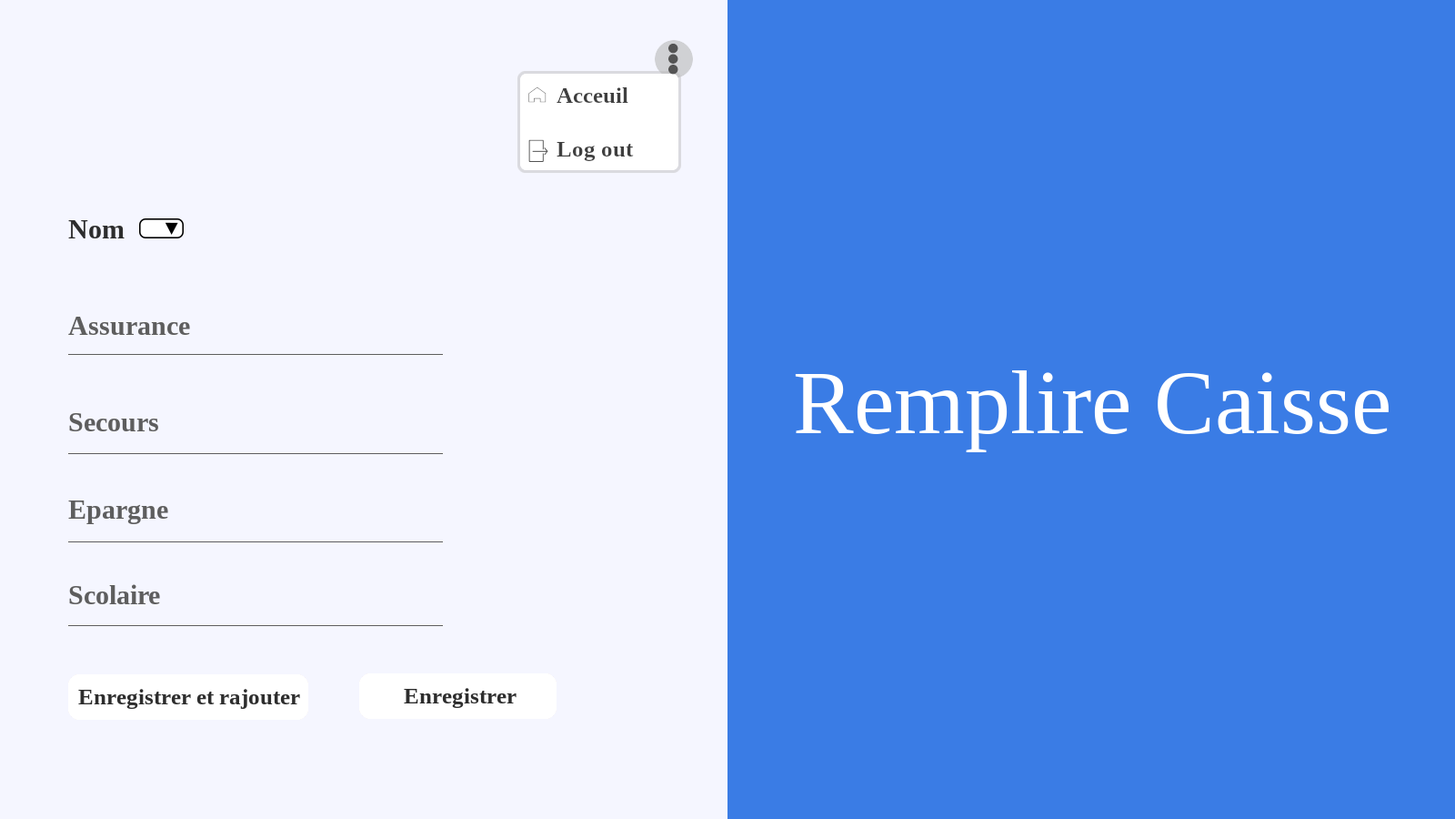
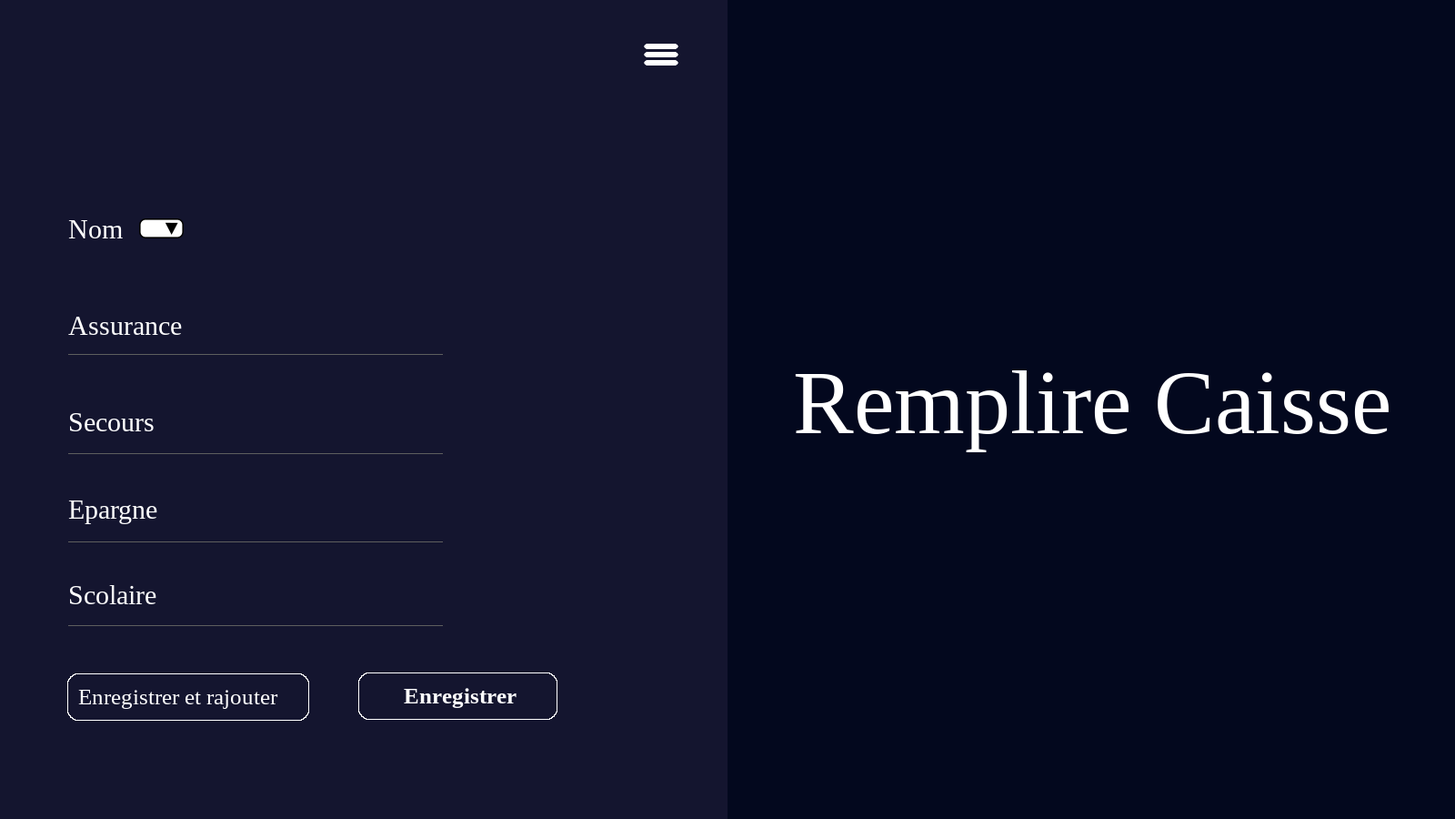
Layer changes from the first (1455, 819) image to the second:
renamed "entete.png" to "entete.png #2", painted on it over [517, 40, 694, 173]
painted on "Secours" over [69, 412, 159, 432]
painted on "Scolaire" over [69, 583, 161, 604]
painted on "Epargne" over [68, 500, 169, 524]
renamed "Assurance #1" to "Assurance", painted on it over [68, 316, 191, 335]
painted on "Nom" over [68, 220, 125, 239]
painted on "Enregistrer et rajouter" over [78, 688, 301, 709]
painted on "Enregistrer" over [403, 687, 517, 708]
renamed "cadre #1" to "cadre2", painted on it over [359, 673, 557, 719]
added layer "cadre2Bord" above "cadre" over [358, 672, 558, 720]
painted on "cadre" over [68, 674, 309, 720]
added layer "cadreBord" above "cote_nom" over [67, 673, 310, 721]
painted on "cote_nom" over [727, 0, 1455, 819]
painted on "cote_fonction" over [0, 0, 728, 819]
